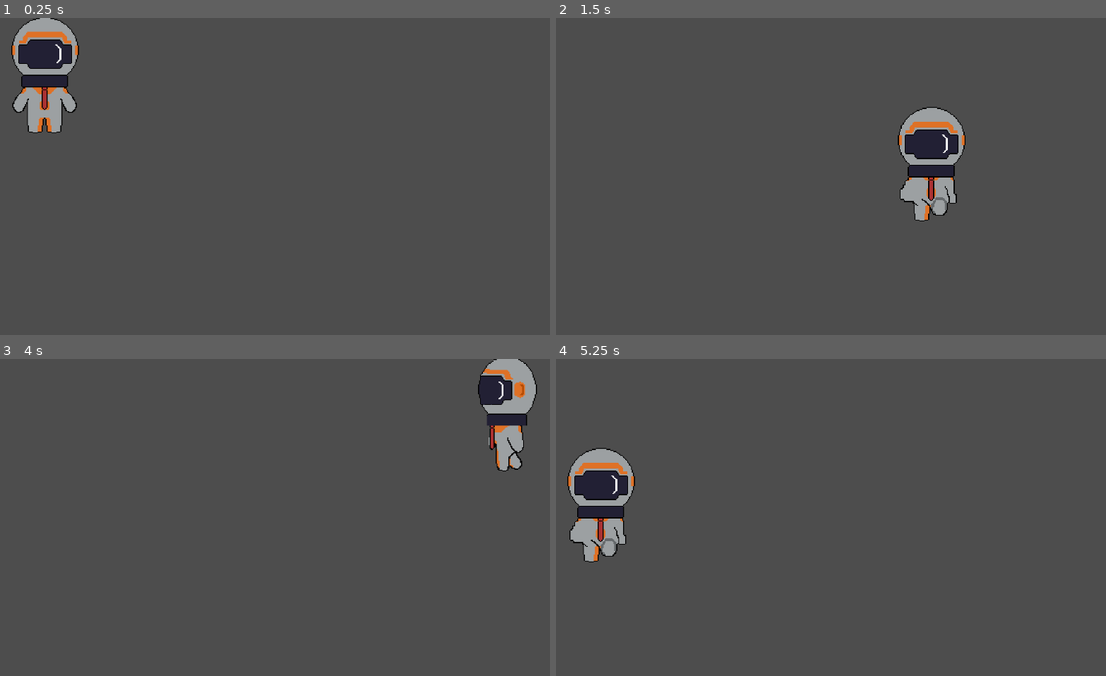
Above: before the commit, frames 1-4 (two rows, left to right).
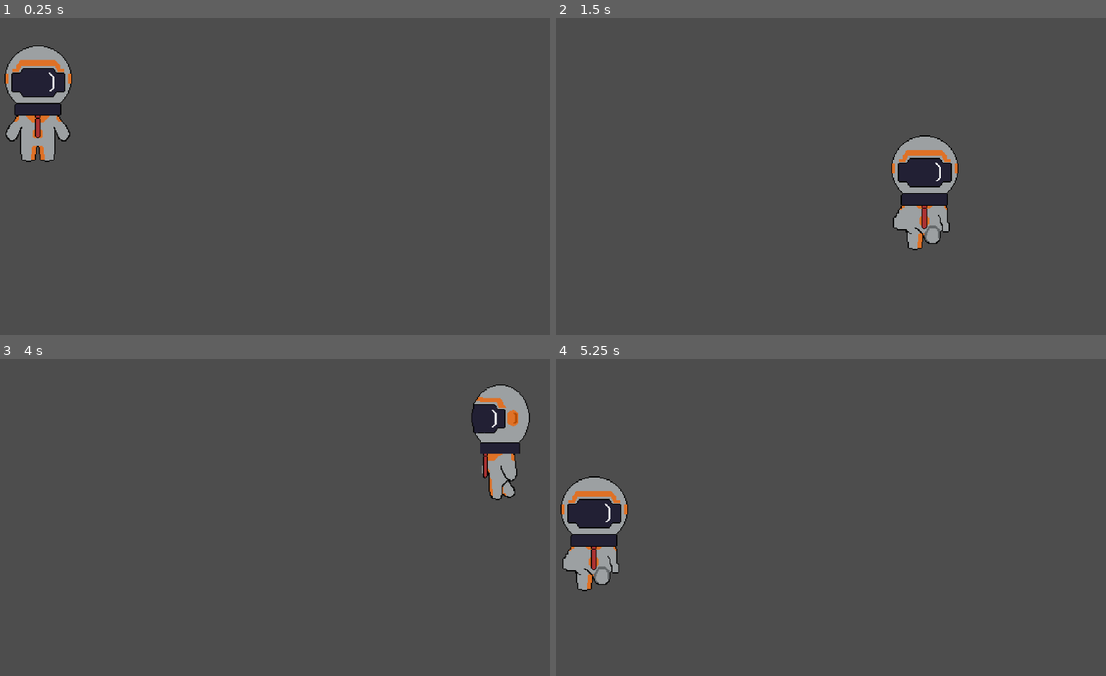
Above: after the commit, the same moments.

Repository: Felkun/global-game-jam-2026
Game: Godot game, scene res://main.tscn
Two runs of this game, one before a commit and one after it. Both use one fixed random seed, a clock stepped at 60 frames per second and the inputs below.
Inputs:
- Up to frame 1 (0.25 s): no input
- Up to frame 2 (1.5 s): hold Right (move_right) 0.53-1.28 s; hold Down (move_down) from 1.28 s (still down)
- Up to frame 3 (4 s): release Down (move_down) at 2.03 s; hold Right (move_right) 2.03-2.78 s; tap Enter at 2.75 s; hold Up (move_up) 2.78-3.53 s; tap Space at 3.5 s; hold Left (move_left) from 3.53 s (still down)
- Up to frame 4 (5.25 s): release Left (move_left) at 5.03 s; hold Down (move_down) from 5.03 s (still down)

The runs differ from the first frame. In frame 1, 3.9% of the frame differs, in the area x 0-15%, y 0-46%; in frame 2, 3.8%; in frame 3, 3.0%; in frame 4, 3.8%.

Commit message:
Update main.tscn

Diff:
--- a/main.tscn
+++ b/main.tscn
@@ -156,7 +156,7 @@
 position = Vector2(-77, 81)
 
 [node name="Player" parent="." unique_id=1216278766 instance=ExtResource("1_0xm2m")]
-position = Vector2(136, -25)
+position = Vector2(129, 4)
 motion_mode = 1
 script = SubResource("GDScript_0xm2m")
 
